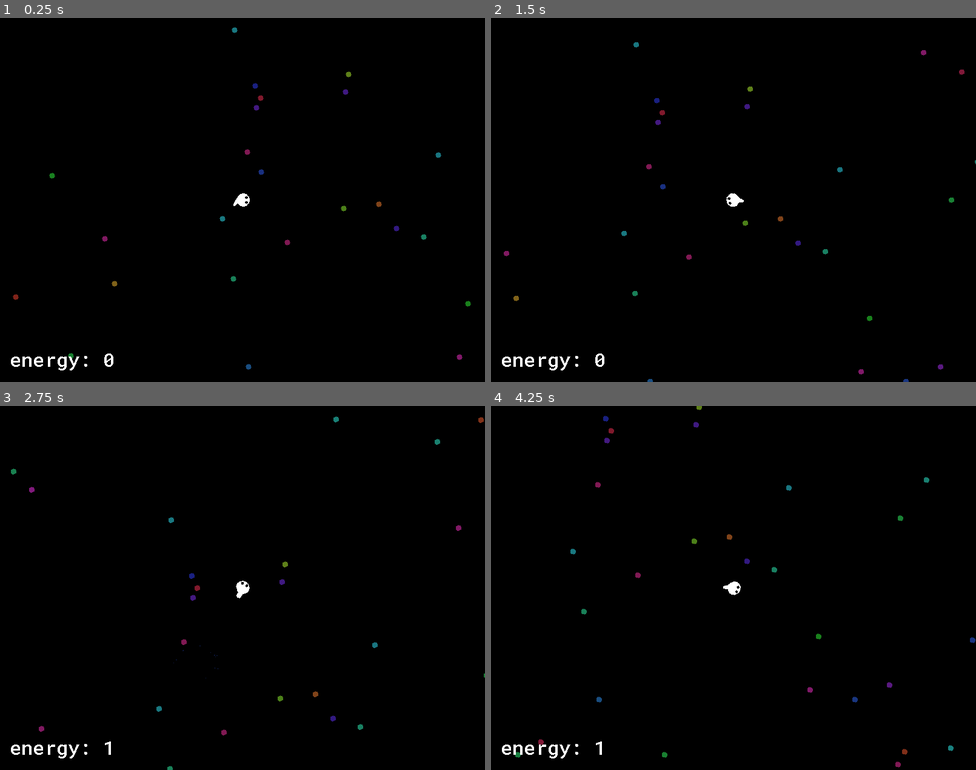
Above: before the commit, frames 1-4 (two rows, left to right).
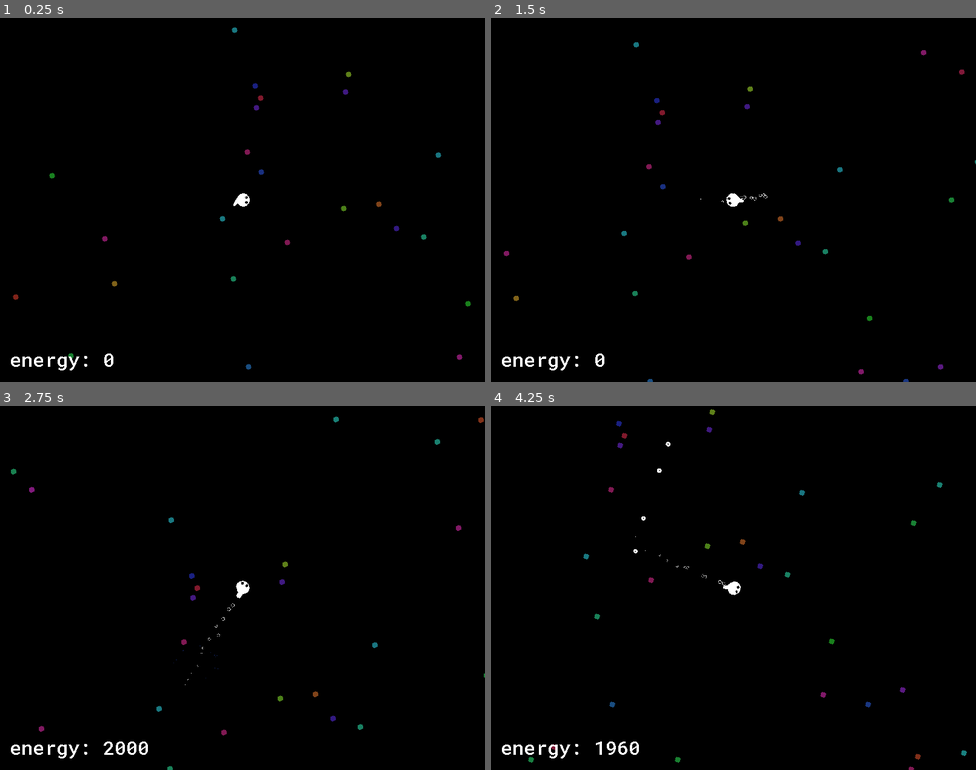
Above: after the commit, the same moments.

Repository: kiwijuice56/fish-fest
Game: Godot game, scene res://main/main.tscn
The game is run twice, just before and just after one commit, with the same random seed, the same clock (stepped at 60 frames per second) and the same inputs. The engine's default icon, where the game draws it, is replaced by a stand-in: a white triangle on a blue panel in a dark square.
Inputs (mouse positions are in pixels of both pictures, inside the frame that each line leads up to):
- Up to frame 1 (0.25 s): no input
- Up to frame 2 (1.5 s): tap Enter (ui_accept) at 0.5, 1.35 s; move the mouse to (840, 181) at 0.52 s; hold Enter (ui_accept) 0.53-1.28 s; move the mouse to (636, 218) at 1.27 s
- Up to frame 3 (2.75 s): tap Enter (ui_accept) at 1.52, 1.82 s; move the mouse to (291, 507) at 2.02 s; hold Enter (ui_accept) from 2.03 s (still down)
- Up to frame 4 (4.25 s): move the mouse to (709, 660) at 2.77 s; release Enter (ui_accept) at 2.78 s; tap Enter (ui_accept) at 2.85, 3.02, 3.32 s; move the mouse to (879, 642) at 3.52 s; hold Enter (ui_accept) from 3.53 s (still down); tap Escape (ui_cancel) at 4.15 s

The runs differ from the first frame. In frame 1, less than 0.1% of the frame differs, in the area x 50-51%, y 49-50%; in frame 2, less than 0.1%; in frame 3, 0.2%; in frame 4, 0.9%, in the area x 5-100%, y 0-100%.

Commit message:
Polish

Diff:
--- /dev/null
+++ b/default_bus_layout.tres
@@ -0,0 +1,4 @@
+[gd_resource type="AudioBusLayout" format=3 uid="uid://bx58dh0kktxgj"]
+
+[resource]
+bus/0/volume_db = 6.02
--- a/main/fish/fish.tscn
+++ b/main/fish/fish.tscn
@@ -1,7 +1,12 @@
-[gd_scene load_steps=9 format=3 uid="uid://dyych6mhtvl5"]
+[gd_scene load_steps=11 format=3 uid="uid://dyych6mhtvl5"]
 
 [ext_resource type="Script" path="res://main/fish/fish.gd" id="1_vgmaj"]
 [ext_resource type="Texture2D" uid="uid://38tq7xk4ro3e" path="res://main/fish/fish.png" id="2_eodw3"]
+[ext_resource type="Texture2D" uid="uid://cchb8okmvb8pw" path="res://main/fish/bubble.png" id="3_b7rgw"]
+
+[sub_resource type="Curve" id="Curve_ogqke"]
+_data = [Vector2(0.0169231, 1), 0.0, 0.0, 0, 0, Vector2(1, 0), 0.0, 0.0, 0, 0]
+point_count = 2
 
 [sub_resource type="CircleShape2D" id="CircleShape2D_mqdea"]
 
@@ -53,6 +58,16 @@
 collision_layer = 2
 script = ExtResource("1_vgmaj")
 
+[node name="Bubbles" type="CPUParticles2D" parent="."]
+unique_name_in_owner = true
+texture = ExtResource("3_b7rgw")
+emission_shape = 1
+emission_sphere_radius = 8.0
+gravity = Vector2(0, -32)
+scale_amount_min = 0.2
+scale_amount_max = 0.2
+scale_amount_curve = SubResource("Curve_ogqke")
+
 [node name="Sprite2D" type="Sprite2D" parent="."]
 unique_name_in_owner = true
 scale = Vector2(0.6, 0.6)
--- a/main/fish/player_fish/player_fish.gd
+++ b/main/fish/player_fish/player_fish.gd
@@ -5,10 +5,14 @@
 @export var max_speed: float = 128.0
 @export var max_radius: float = 128.0
 
+var locked: bool = false
+
 func _input(event: InputEvent) -> void:
 	if event.is_action_pressed("ui_accept", false) and Stats.energy >= 10:
 		Stats.energy -= 10
 		spawn_egg()
+	if event.is_action_pressed("ui_cancel"):
+		locked = not locked
 
 func _physics_process(delta: float) -> void:
 	var dir: Vector2 = get_global_mouse_position() - global_position
@@ -19,8 +23,10 @@
 
 	%Sprite2D.rotation = Vector2(1, 0).angle_to(dir)
 	%AnimationPlayer.speed_scale = speed / max_speed * 3.0
+	%WindPlayer.volume_db = -80 + speed / max_speed * 48
 
-	move_and_slide()
+	if not locked:
+		move_and_slide()
 
 func _item_found(area: Area2D) -> void:
 	if not area is Algae:
@@ -28,6 +34,7 @@
 	area.collect(self)
 
 func spawn_egg() -> void:
+	%PlopPlayer.playing = true
 	var new_egg: Egg = egg_scene.instantiate()
 	get_parent().add_child(new_egg)
 	get_parent().move_child(new_egg, 0)
--- a/main/fish/player_fish/player_fish.tscn
+++ b/main/fish/player_fish/player_fish.tscn
@@ -1,8 +1,16 @@
-[gd_scene load_steps=4 format=3 uid="uid://c6xq677b7i2yh"]
+[gd_scene load_steps=7 format=3 uid="uid://c6xq677b7i2yh"]
 
 [ext_resource type="PackedScene" uid="uid://dyych6mhtvl5" path="res://main/fish/fish.tscn" id="1_jqmvt"]
 [ext_resource type="Script" path="res://main/fish/player_fish/player_fish.gd" id="2_yjn0a"]
 [ext_resource type="PackedScene" uid="uid://dpwashmtqkdqy" path="res://main/item/egg/egg.tscn" id="3_vtcec"]
+[ext_resource type="AudioStream" uid="uid://dv5j8lk243u6c" path="res://main/sounds/plop.ogg" id="4_gqouu"]
+[ext_resource type="AudioStream" uid="uid://obe0qgb7xids" path="res://main/sounds/wind.ogg" id="5_vm1et"]
+
+[sub_resource type="AudioStreamRandomizer" id="AudioStreamRandomizer_pdkuu"]
+random_pitch = 1.5
+streams_count = 1
+stream_0/stream = ExtResource("4_gqouu")
+stream_0/weight = 1.0
 
 [node name="PlayerFish" instance=ExtResource("1_jqmvt")]
 script = ExtResource("2_yjn0a")
@@ -10,7 +18,21 @@
 max_speed = 280.0
 max_radius = 128.0
 
-[node name="Sprite2D" parent="." index="0"]
+[node name="Bubbles" parent="." index="0"]
+amount = 19
+
+[node name="Sprite2D" parent="." index="1"]
 scale = Vector2(0.8, 0.8)
 
 [node name="Camera2D" type="Camera2D" parent="." index="2"]
+
+[node name="PlopPlayer" type="AudioStreamPlayer2D" parent="." index="6"]
+unique_name_in_owner = true
+stream = SubResource("AudioStreamRandomizer_pdkuu")
+volume_db = 9.0
+
+[node name="WindPlayer" type="AudioStreamPlayer" parent="." index="7"]
+unique_name_in_owner = true
+stream = ExtResource("5_vm1et")
+volume_db = -16.0
+autoplay = true
--- a/main/item/algae/algae.gd
+++ b/main/item/algae/algae.gd
@@ -8,7 +8,7 @@
 	if collected:
 		return
 	collected = true
-	Stats.energy += 1
+	Stats.energy += 2000
 	$AnimationPlayer.play("eat")
 	await $AnimationPlayer.animation_finished
 	queue_free()
--- a/main/item/algae/algae.tscn
+++ b/main/item/algae/algae.tscn
@@ -3,10 +3,10 @@
 [ext_resource type="PackedScene" uid="uid://ca12mpsenr5ka" path="res://main/item/item.tscn" id="1_7dgcc"]
 [ext_resource type="Script" path="res://main/item/algae/algae.gd" id="2_745cb"]
 [ext_resource type="Texture2D" uid="uid://uctxb8bg4ry5" path="res://main/item/algae/algae.png" id="2_hf1jq"]
-[ext_resource type="AudioStream" uid="uid://bq1p0ncrlbakp" path="res://main/fish/sounds/bite1.ogg" id="4_hs165"]
-[ext_resource type="AudioStream" uid="uid://5eapufx1g3v" path="res://main/fish/sounds/bite2.ogg" id="5_m6kvu"]
-[ext_resource type="AudioStream" uid="uid://bfkajf1d5qy5f" path="res://main/fish/sounds/bite3.ogg" id="6_3dddh"]
-[ext_resource type="AudioStream" uid="uid://bjfctc6kumfhy" path="res://main/fish/sounds/bite4.ogg" id="7_jvv6y"]
+[ext_resource type="AudioStream" uid="uid://bq1p0ncrlbakp" path="res://main/sounds/bite1.ogg" id="4_r45nq"]
+[ext_resource type="AudioStream" uid="uid://5eapufx1g3v" path="res://main/sounds/bite2.ogg" id="5_1nwpw"]
+[ext_resource type="AudioStream" uid="uid://bfkajf1d5qy5f" path="res://main/sounds/bite3.ogg" id="6_ysuae"]
+[ext_resource type="AudioStream" uid="uid://bjfctc6kumfhy" path="res://main/sounds/bite4.ogg" id="7_ngqc7"]
 
 [sub_resource type="CircleShape2D" id="CircleShape2D_e4fmw"]
 radius = 8.0
@@ -128,13 +128,13 @@
 [sub_resource type="AudioStreamRandomizer" id="AudioStreamRandomizer_edppr"]
 random_pitch = 1.3
 streams_count = 4
-stream_0/stream = ExtResource("4_hs165")
+stream_0/stream = ExtResource("4_r45nq")
 stream_0/weight = 1.0
-stream_1/stream = ExtResource("5_m6kvu")
+stream_1/stream = ExtResource("5_1nwpw")
 stream_1/weight = 1.0
-stream_2/stream = ExtResource("6_3dddh")
+stream_2/stream = ExtResource("6_ysuae")
 stream_2/weight = 1.0
-stream_3/stream = ExtResource("7_jvv6y")
+stream_3/stream = ExtResource("7_ngqc7")
 stream_3/weight = 1.0
 
 [sub_resource type="Curve" id="Curve_m2d58"]
--- a/main/item/egg/egg.tscn
+++ b/main/item/egg/egg.tscn
@@ -6,7 +6,7 @@
 [ext_resource type="PackedScene" uid="uid://cjtd6lb6vq13y" path="res://main/fish/boid_fish/boid_fish.tscn" id="3_aghk6"]
 [ext_resource type="Shader" path="res://main/item/egg/crack.gdshader" id="4_678ag"]
 [ext_resource type="Texture2D" uid="uid://bku3wdreak4fo" path="res://main/item/egg/crack.png" id="5_1g4wm"]
-[ext_resource type="AudioStream" uid="uid://cm8ncf01m5gul" path="res://main/fish/sounds/crack.ogg" id="5_6cbyj"]
+[ext_resource type="AudioStream" uid="uid://cm8ncf01m5gul" path="res://main/sounds/crack.ogg" id="7_40k2r"]
 
 [sub_resource type="ShaderMaterial" id="ShaderMaterial_6hoxp"]
 shader = ExtResource("4_678ag")
@@ -167,7 +167,7 @@
 [sub_resource type="AudioStreamRandomizer" id="AudioStreamRandomizer_4q5r2"]
 random_pitch = 1.5
 streams_count = 1
-stream_0/stream = ExtResource("5_6cbyj")
+stream_0/stream = ExtResource("7_40k2r")
 stream_0/weight = 1.0
 
 [node name="Egg" instance=ExtResource("1_326a0")]
@@ -196,6 +196,6 @@
 
 [node name="AudioStreamPlayer2D" type="AudioStreamPlayer2D" parent="." index="3"]
 stream = SubResource("AudioStreamRandomizer_4q5r2")
-volume_db = -7.0
+volume_db = -12.0
 max_distance = 512.0
 attenuation = 3.605
--- a/main/main.tscn
+++ b/main/main.tscn
@@ -1,10 +1,11 @@
-[gd_scene load_steps=6 format=3 uid="uid://dk2jougfjef45"]
+[gd_scene load_steps=7 format=3 uid="uid://dk2jougfjef45"]
 
 [ext_resource type="PackedScene" uid="uid://c6xq677b7i2yh" path="res://main/fish/player_fish/player_fish.tscn" id="1_oks1y"]
 [ext_resource type="Script" path="res://main/world.gd" id="3_a701s"]
 [ext_resource type="Theme" uid="uid://7prt7tp301o8" path="res://main/ui/theme.tres" id="4_a1erm"]
 [ext_resource type="PackedScene" uid="uid://cvxgjdgfqpw1a" path="res://main/chunk/biomes/plain_chunk.tscn" id="4_anjt5"]
 [ext_resource type="Script" path="res://main/ui.gd" id="4_iwul6"]
+[ext_resource type="AudioStream" uid="uid://43eg67c7frqm" path="res://main/sounds/ocean.ogg" id="6_ckp15"]
 
 [node name="Main" type="Node"]
 
@@ -35,3 +36,8 @@
 size_flags_vertical = 8
 theme = ExtResource("4_a1erm")
 text = "energy: 0"
+
+[node name="AudioStreamPlayer" type="AudioStreamPlayer" parent="."]
+stream = ExtResource("6_ckp15")
+volume_db = -20.0
+autoplay = true
Binary file added: main/fish/bubble.png
Not shown, added: main/fish/bubble.png.import
Not shown, removed: main/fish/sounds/bite1.ogg.import
Not shown, removed: main/fish/sounds/bite2.ogg.import
Not shown, removed: main/fish/sounds/bite3.ogg.import
Not shown, removed: main/fish/sounds/bite4.ogg.import
Not shown, removed: main/fish/sounds/crack.ogg.import
Not shown, added: main/sounds/bite1.ogg.import
Not shown, added: main/sounds/bite2.ogg.import
Not shown, added: main/sounds/bite3.ogg.import
Not shown, added: main/sounds/bite4.ogg.import
Not shown, added: main/sounds/crack.ogg.import
(and 16 more such lines)
